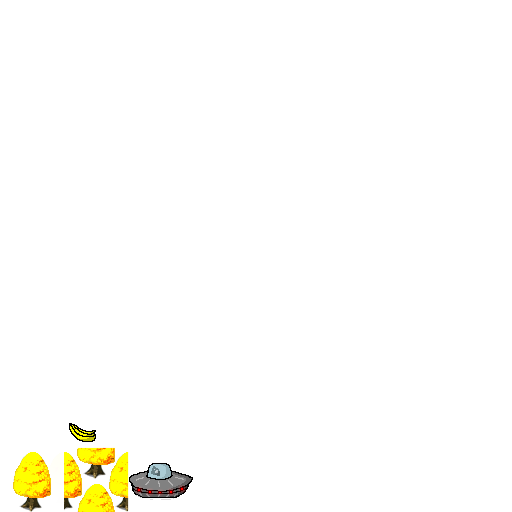
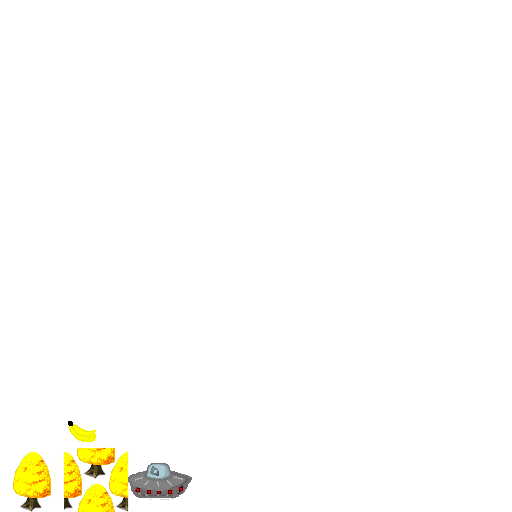
Layer changes from the first 512 x 512 image to the second:
painted on "banana" over left=68, top=421, right=96, bottom=442
painted on "Ufo" over left=128, top=463, right=193, bottom=500
